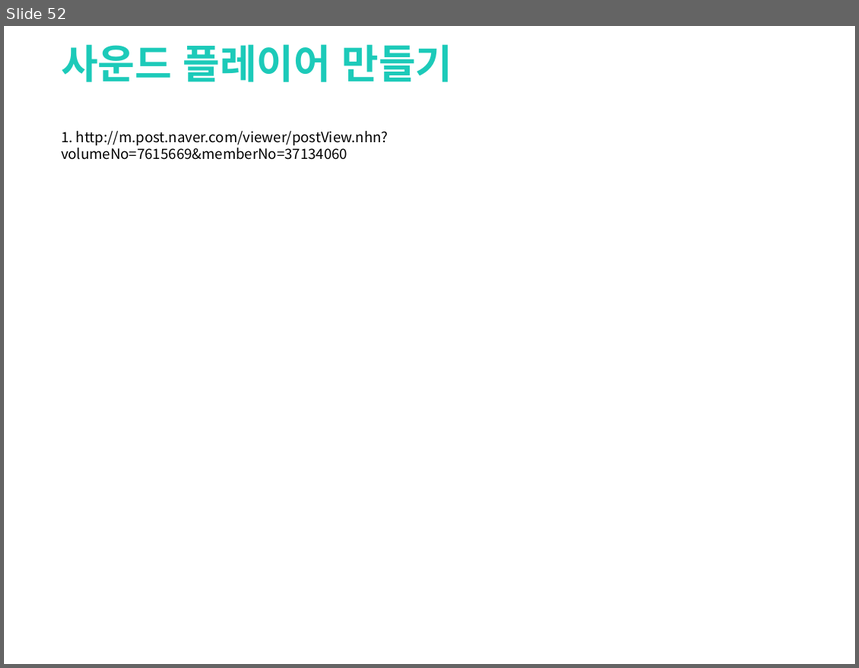
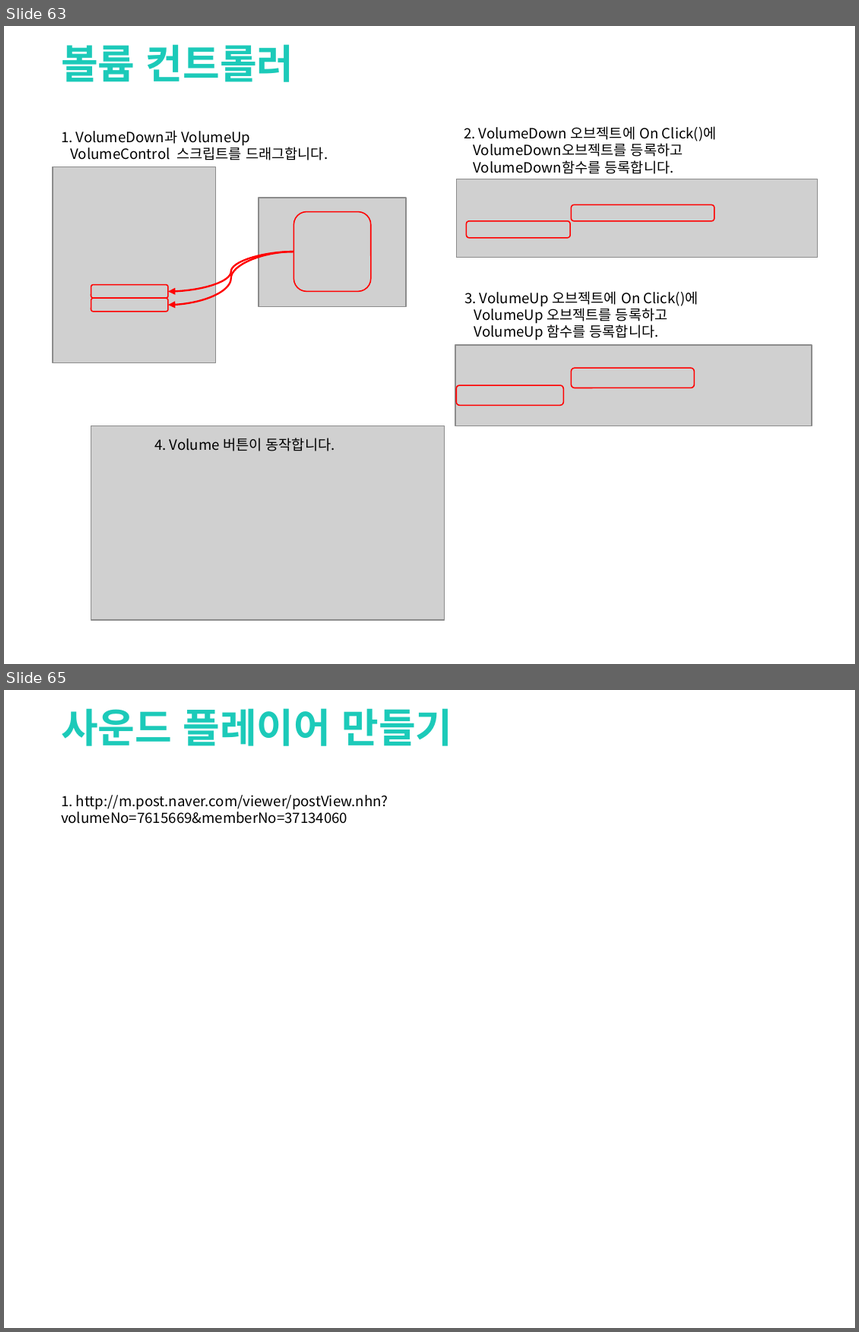
Before and after one commit to clianor/Unity-Final-Project, a slide deck: 기말과제.pptx. Shown one above the other, each under a label of ours: slide 52 before the commit, slides 63 and 65 after it; the slides between them are not shown. The pictures are 859x668 and 859x1332 pixels, drawn with LibreOffice and Linux fonts; fonts in the diff are those of the drawing; grey boxes stand for pictures; background and template pictures are left out. Boxes give left, top, right and bottom in pixels: in the first picture for what was removed or moved away, otherwise in the second. Text is boxed around its words. In the diff, an @@ line names an element or a change of style, - is before the commit and + after.

Commit message:
볼륨 컨트롤러 추가

```diff
--- a/기말과제.pptx
+++ b/기말과제.pptx
@@ slide 63 added at bbox=[4, 26, 855, 664], background picture (left out) @@
@@ text added at bbox=[61, 44, 294, 82], 34 pt, text #1CCAB9, bold @@
+볼륨 컨트롤러
@@ text added at bbox=[61, 130, 328, 161], 12 pt, text #000000 @@
+1. VolumeDown과 VolumeUp
+VolumeControl 스크립트를 드래그합니다.
@@ text added at bbox=[464, 126, 717, 174], 12 pt, text #000000 @@
+2. VolumeDown 오브젝트에 On Click()에
+VolumeDown오브젝트를 등록하고
+VolumeDown함수를 등록합니다.
@@ picture added at bbox=[53, 167, 216, 363] @@
@@ picture added at bbox=[456, 180, 817, 259] @@
@@ picture added at bbox=[259, 198, 406, 308] @@
@@ rounded rectangle added at bbox=[571, 205, 714, 221], outline #FF0000 1 pt @@
@@ rounded rectangle added at bbox=[294, 211, 372, 291], outline #FF0000 1 pt @@
@@ rounded rectangle added at bbox=[466, 221, 570, 238], outline #FF0000 1 pt @@
@@ curved arrow added from (294, 252) to (168, 291), #FF0000 1.5 pt @@
@@ curved arrow added from (294, 252) to (168, 305), #FF0000 1.5 pt @@
@@ rounded rectangle added at bbox=[91, 284, 168, 298], outline #FF0000 1 pt @@
@@ rounded rectangle added at bbox=[91, 298, 168, 312], outline #FF0000 1 pt @@
@@ text added at bbox=[465, 291, 699, 341], 12 pt, text #000000 @@
+3. VolumeUp 오브젝트에 On Click()에
+VolumeUp 오브젝트를 등록하고
+VolumeUp 함수를 등록합니다.
@@ picture added at bbox=[455, 345, 812, 426] @@
@@ rounded rectangle added at bbox=[456, 385, 563, 404], outline #FF0000 1 pt @@
@@ rounded rectangle added at bbox=[571, 368, 694, 388], outline #FF0000 1 pt @@
@@ picture added at bbox=[91, 426, 444, 620] @@
@@ text added at bbox=[154, 438, 335, 452], 12 pt, text #000000 @@
+4. Volume 버튼이 동작합니다.
@@ what was slide 52 is now slide 65 @@
```
Also in this commit, not shown: 2 slides changed, 12 other slides added, 25 other files.
